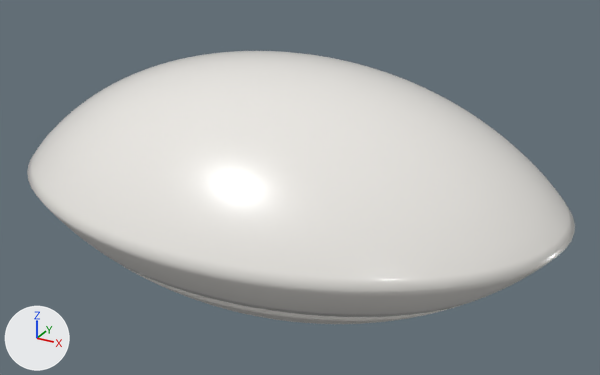
Renders of the glTF model public/halrune/buds-high.glb from each side of a commit.
The view is the same before and after, from a camera (50 mm lens) standing at (0.0513, -0.088, 0.0592) and looking at (0.0024, 0.0008, 0.0148). Arrows for +X, +Y and +Z are at lower left; the lights stay in place. The older version comes first. Where no turn or scale is listed for an object, it has been applied to the vertices.

In view in the first picture: 'case_base', 'case_lid'.
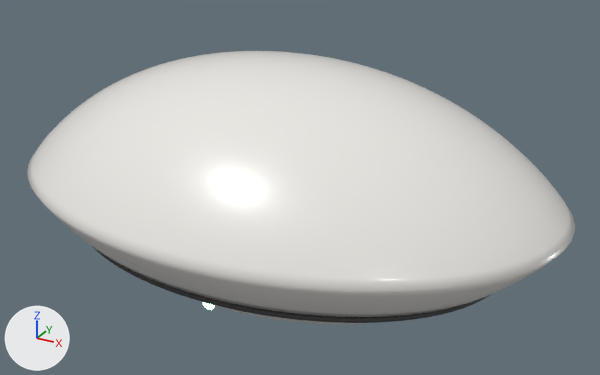
Pixel boxes [x1, y1, x2, y2] of what changed, in the pictures (600 x 375 px):
'seam', added (mostly hidden)
    after: [92, 246, 490, 323]
'status_light', added
    after: [203, 302, 215, 310]
'case_base', unchanged, covered by the edit
    before: [125, 267, 457, 324]
    after: [204, 302, 363, 324]

Patch to the scene script:
```diff
--- a/public/halrune/buds-high.glb.py
+++ b/public/halrune/buds-high.glb.py
@@ mat_led @@
+mat_led = principled_material('led')
+mat_led.base_color = (0.2, 0.9, 0.5)  # green #7cf3bc
+mat_led.roughness = 0.3
+mat_led.emission_color = (0.3, 1.0, 0.55)  # green #95ffc4
+mat_led.emission_strength = 6.0
@@ mat_seam @@
+mat_seam = principled_material('seam')
+mat_seam.base_color = (0.05, 0.05, 0.05)  # dark grey #3f3f3f
+mat_seam.roughness = 0.6
@@ me_sphere_006 @@
+me_sphere_006.from_pydata(...)  # a UV sphere (24 segments, 12 rings, poles along z) spanning x -0.0009..0.0009, y -0.00036..0.00036, z -0.0009..0.0009
+me_sphere_006.materials.append(mat_led)  # green #7cf3bc, glowing green #95ffc4
@@ me_seam @@
+me_seam.from_pydata(...)  # 1162 vertices, 2324 faces; spans x -0.0308..0.0308, y -0.0213..0.0213, z -0.0003..0.0003
+me_seam.materials.append(mat_seam)  # dark grey #3f3f3f
@@ ob_status_light @@
+ob_status_light = bpy.data.objects.new('status_light', me_sphere_006)
+ob_status_light.location = (0.0, -0.01766, 0.0062)
@@ ob_seam @@
+ob_seam = bpy.data.objects.new('seam', me_seam)
+ob_seam.location = (0.0, 0.0, 0.009)
```
